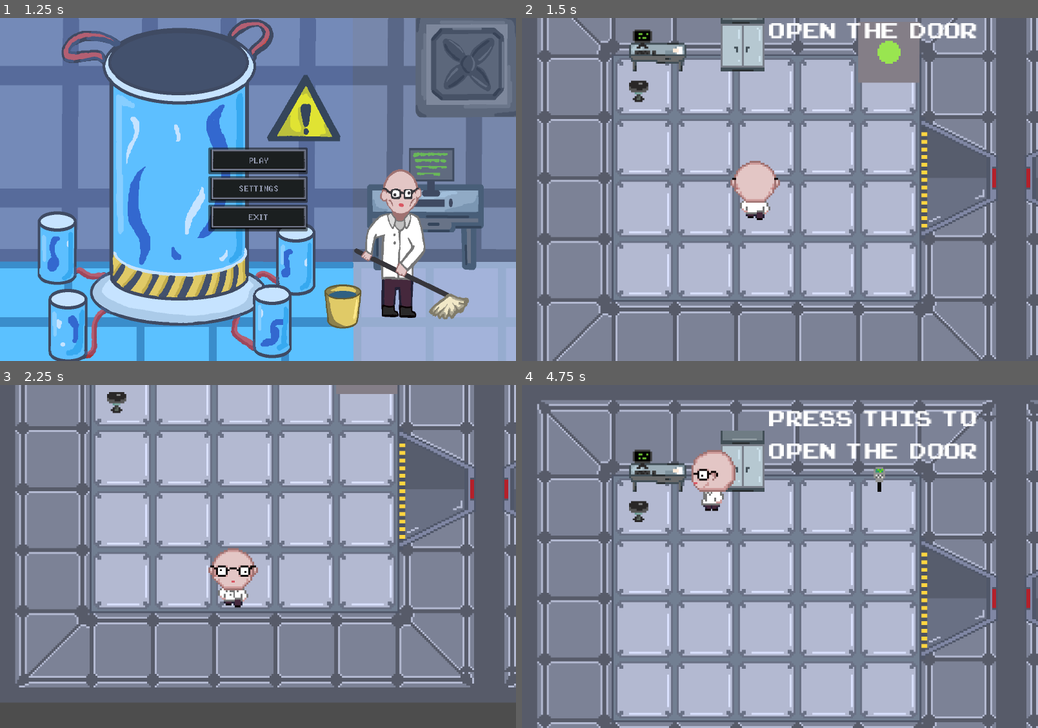
Above: before the commit, frames 1-4 (two rows, left to right).
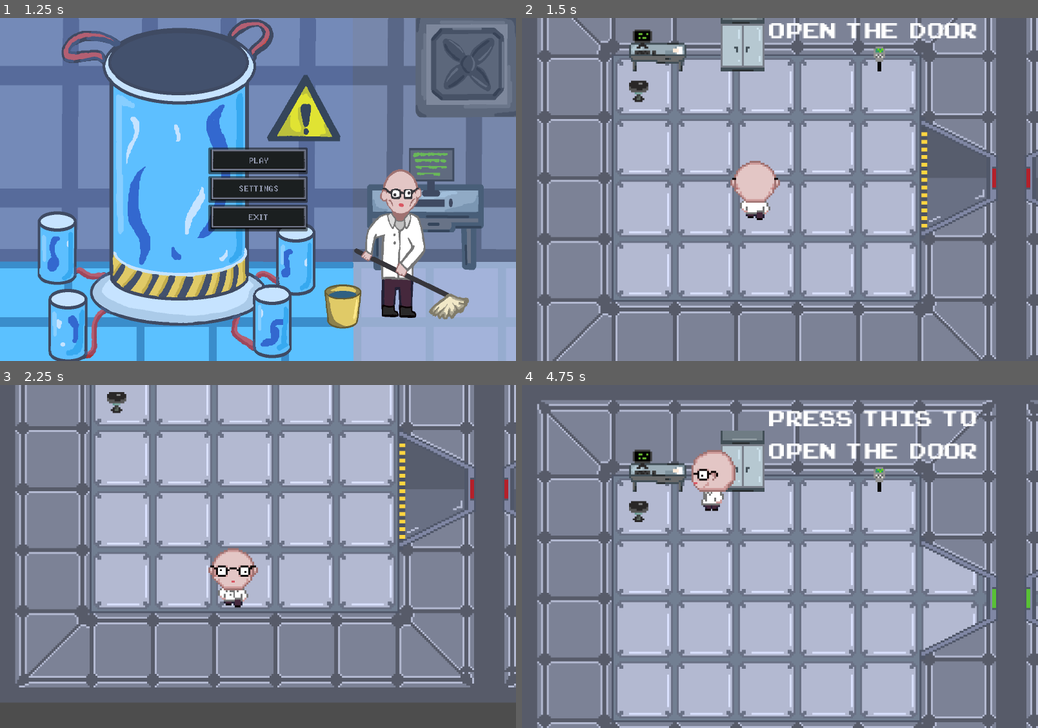
Above: after the commit, the same moments.

Repository: Pi-pol/Tachyon-race
Game: Godot game, scene res://Scenes/title.tscn
Same seed, same stepped clock (60 frames per second), same inputs: the game is played once before the commit and once after it.
Inputs (mouse positions are in pixels of both pictures, inside the frame that each line leads up to):
- Up to frame 1 (1.25 s): tap Enter at 0.5 s; move the mouse to (371, 172) at 0.52 s; hold Right (ui_right) from 0.53 s (still down); tap K at 0.6 s; click (371, 172) at 0.67 s
- Up to frame 2 (1.5 s): release Right (ui_right) at 1.25 s; click (780, 162) at 1.25 s
- Up to frame 3 (2.25 s): tap Space at 2 s; move the mouse to (154, 573) at 2.02 s; hold Down (ui_down) from 2.03 s (still down); tap K at 2.1 s
- Up to frame 4 (4.75 s): move the mouse to (831, 481) at 2.77 s; release Down (ui_down) at 2.78 s; hold Right (ui_right) 2.78-3.53 s; tap K at 2.85, 3.6, 4.35 s; move the mouse to (754, 625) at 3.52 s; hold Up (ui_up) 3.53-4.28 s; click (754, 625) at 3.67 s; tap Enter at 4.25 s; move the mouse to (934, 607) at 4.27 s; hold Left (ui_left) from 4.28 s (still down)

Frame 1 is identical in both runs. In frame 2, 1.2% of the frame differs, in the area x 65-77%, y 1-19%; in frame 3, 0.3%; in frame 4, 2.6%, in the area x 77-100%, y 47-78%.

Commit message:
button fix 2 electric boogaloo

Diff:
--- a/Scenes/1stlevel.tscn
+++ b/Scenes/1stlevel.tscn
@@ -117,6 +117,7 @@
 texture = ExtResource("2_40tig")
 
 [node name="ButtonGame" parent="." instance=ExtResource("6_4hc3a")]
+visible = false
 position = Vector2(176, 30)
 
 [node name="AudioStreamPlayer2D" type="AudioStreamPlayer2D" parent="ButtonGame"]
@@ -200,6 +201,7 @@
 position = Vector2(96, 96)
 scale = Vector2(0.6, 0.6)
 
+[connection signal="door_button_pressed" from="ButtonGame" to="DoorsTilemap" method="_on_button_game_door_button_pressed"]
 [connection signal="door_button_pressed" from="ButtonGame2" to="TileMap/Furniture" method="_on_button_game_door_button_pressed"]
 [connection signal="door_button_pressed" from="ButtonGame2" to="DoorsTilemap" method="_on_button_game_door_button_pressed"]
 [connection signal="itemCollected" from="item" to="TileMap/Player" method="_on_item_item_collected"]
